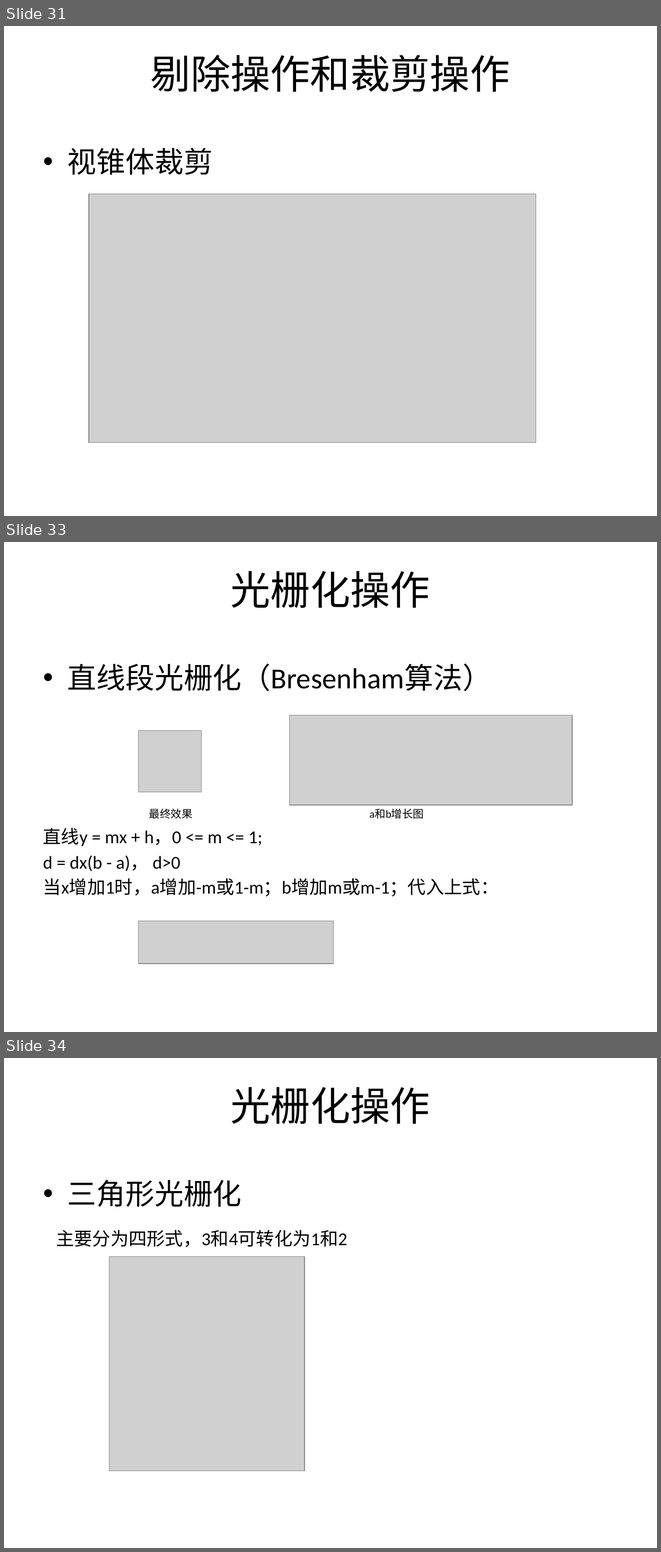
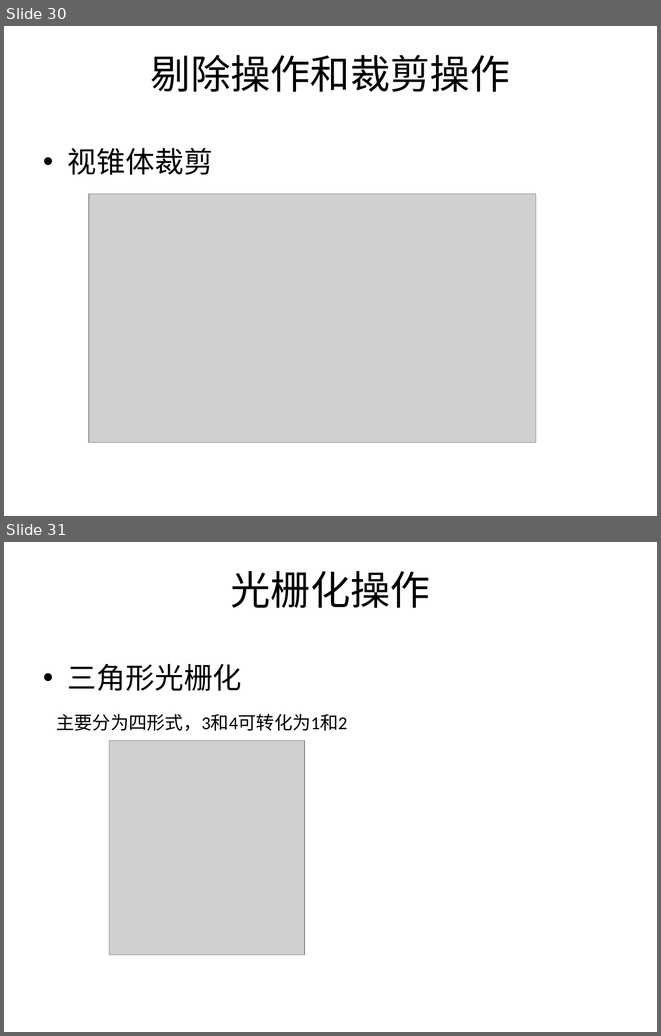
Before and after one commit to SeventhMage/MagicX, a slide deck: SoftEngine/doc/SoftwareRender.pptx. Shown one above the other, each under a label of ours: slides 31, 33 and 34 before the commit, slides 30 and 31 after it; the slides between them are not shown. The pictures are 661x1552 and 661x1036 pixels, drawn with LibreOffice and Linux fonts; fonts in the diff are those of the drawing; grey boxes stand for pictures; background and template pictures are left out. Boxes give left, top, right and bottom in pixels: in the first picture for what was removed or moved away, otherwise in the second. Text is boxed around its words. In the diff, an @@ line names an element or a change of style, - is before the commit and + after.

```diff
--- a/SoftEngine/doc/SoftwareRender.pptx
+++ b/SoftEngine/doc/SoftwareRender.pptx
@@ slide 33 removed at <box>4,542,657,1032</box>, background picture (left out) @@
@@ title removed at <box>231,571,430,608</box> @@
-光栅化操作
@@ text removed at <box>43,663,499,896</box> @@
-• 直线段光栅化（Bresenham算法）
-最终效果 a和b增长图
-直线y = mx + h，0 <= m <= 1;
-d = dx(b - a)， d>0
-当x增加1时，a增加-m或1-m；b增加m或m-1；代入上式：
@@ picture removed at <box>289,715,572,805</box> @@
@@ picture removed at <box>139,730,201,792</box> @@
@@ picture removed at <box>139,921,334,964</box> @@
@@ what was slide 31 is now slide 30 @@
@@ what was slide 34 is now slide 31 @@
```
Also in this commit, not shown: 5 slides changed, 2 other slides removed.
